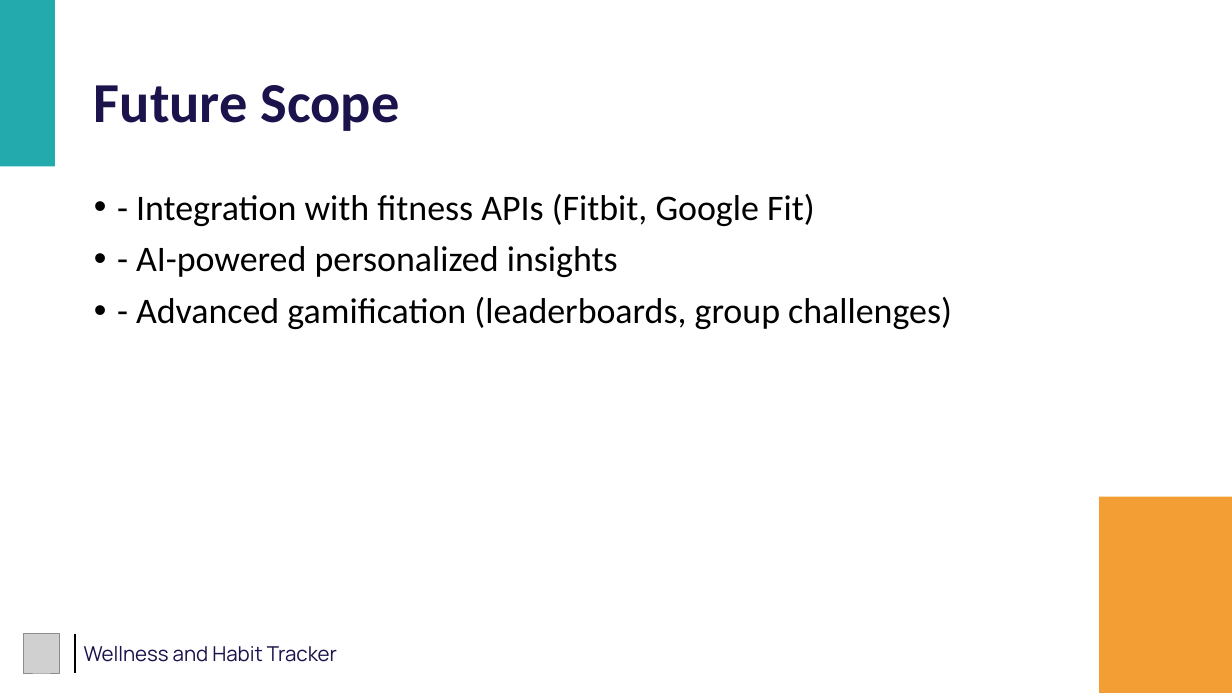
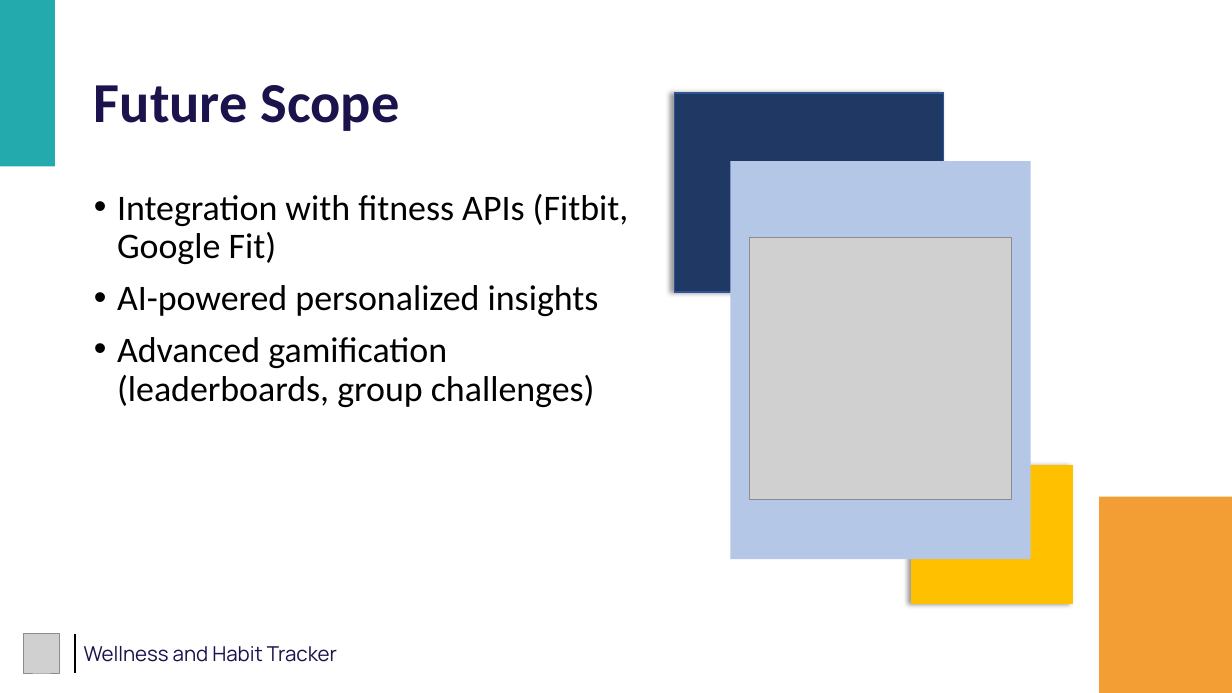
Before and after one commit to vaishnav2002-rma/wellness_habit_tracker, a slide deck: slide 12 of ZennialPro_Project_PPT.pptx (slide 11 before the commit). Drawn at 1232x693 pixels with LibreOffice and Linux fonts; fonts in the diff are those of the drawing; grey boxes stand for pictures. Boxes give left, top, right and bottom in pixels: in the first picture for what was removed or moved away, otherwise in the second. Text is boxed around its words. In the diff, an @@ line names an element or a change of style, - is before the commit and + after.

```diff
--- a/ZennialPro_Project_PPT.pptx
+++ b/ZennialPro_Project_PPT.pptx
@@ rectangle added at box(675, 93, 944, 292), fill #203864, outline #2F5597 1 pt @@
@@ rectangle added at box(730, 161, 1031, 559), fill #B4C7E7 @@
@@ text at box(117, 194, 629, 407): text changed @@
-• - Integration with fitness APIs (Fitbit, Google Fit)
-• - AI-powered personalized insights
-• - Advanced gamification (leaderboards, group challenges)
+• Integration with fitness APIs (Fitbit, Google Fit)
+• AI-powered personalized insights
+• Advanced gamification (leaderboards, group challenges)
@@ picture added at box(750, 238, 1012, 500) @@
@@ rectangle added at box(912, 466, 1073, 604), fill #FFC000, outline #FFC000 1 pt @@
```
Also in this commit, not shown: 9 other slides changed, 2 slides added, 4 other files.
